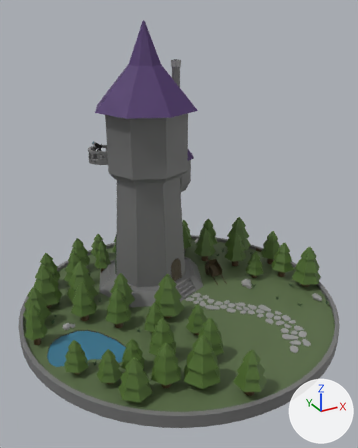
One commit to the glTF model src/assets/wizard_tower.glb: the scene before it, then after it.
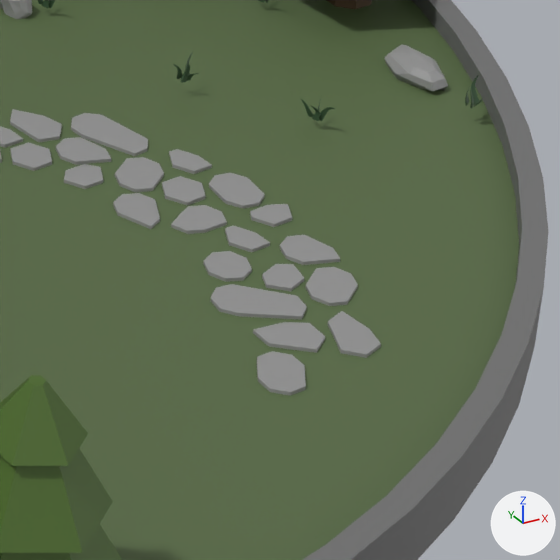
The first picture shows the older version from a 50 mm camera at (-7.4, -13.36, 10.35) aimed at (-0.1, -0.09, 3.72). The close-ups show the older and then the newer version on the part from 69% to 95% of the width and 64% to 85% of the height of that picture. Only the edits that show in the close-ups are written down. Every picture has the same lights, and +X, +Y and +Z are marked at lower right. Where no turn or scale is listed for an object, it has been applied to the vertices.
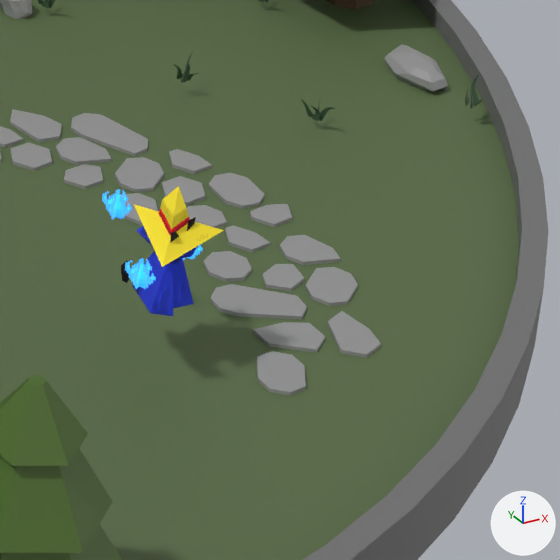
The newer file is also turned or shifted as a whole; pictures and numbers use the older file's frame.

The change, as a diff of the scene's bpy script:
```diff
--- a/src/assets/wizard_tower.glb.py
+++ b/src/assets/wizard_tower.glb.py
@@ img_flamesprite_basecolor @@
+img_flamesprite_basecolor = load_image('flamesprite_baseColor', '_unpacked/flamesprite_baseColor', 16, 16, 'sRGB')
@@ img_material_basecolor @@
+img_material_basecolor = load_image('Material_baseColor', '_unpacked/Material_baseColor', 128, 128, 'sRGB')
@@ mat_flamesprite @@
+mat_flamesprite = principled_material('flamesprite')
+mat_flamesprite.texture = img_flamesprite_basecolor  # with its transparency
+mat_flamesprite.emission_color = (0.0204, 0.447, 1.0)  # blue #27b2ff
+mat_flamesprite.emission_strength = 1.0
@@ mat_material @@
+mat_material = principled_material('Material')
+mat_material.texture = img_material_basecolor
+mat_material.roughness = 1.0
@@ me_object_2_001 @@
+me_object_2_001.from_pydata(...)  # 8 vertices, 4 faces; spans x -0.095..0.095, y -0.095..0.095, z -0.104..0.104
+me_object_2_001.materials.append(mat_flamesprite)  # picture img_flamesprite_basecolor, glowing blue #27b2ff
@@ me_object_3_001 @@
+me_object_3_001.from_pydata(...)  # 79 vertices, 130 faces; spans x -0.197..0.246, y -0.171..0.27, z -0.018..0.727
+me_object_3_001.materials.append(mat_material)  # picture img_material_basecolor
@@ ob_object_8_001 @@
+ob_object_8_001 = bpy.data.objects.new('Object_8.001', me_object_2_001)
+ob_object_8_001.location = (1.524, -2.947, 1.092)
@@ ob_object_6_001 @@
+ob_object_6_001 = bpy.data.objects.new('Object_6.001', me_object_2_001.copy())
+ob_object_6_001.location = (1.226, -3.528, 1.105)
@@ ob_object_4_001 @@
+ob_object_4_001 = bpy.data.objects.new('Object_4.001', me_object_2_001.copy())
+ob_object_4_001.location = (1.807, -3.228, 0.902)
@@ ob_object_13_001 @@
+ob_object_13_001 = bpy.data.objects.new('Object_13.001', me_object_3_001)
+ob_object_13_001.location = (1.515, -3.407, 0.739)
```

Changed parts and their boxes (x1, y1, x2, y2) in the close-ups (560 x 560 px):
'Object_13.001', added: after (121, 186, 224, 316)
'Object_6.001', added (cyan): after (125, 258, 156, 289)
'Object_8.001', added (cyan): after (102, 189, 132, 220)
'Object_4.001', added: after (183, 245, 203, 260)
